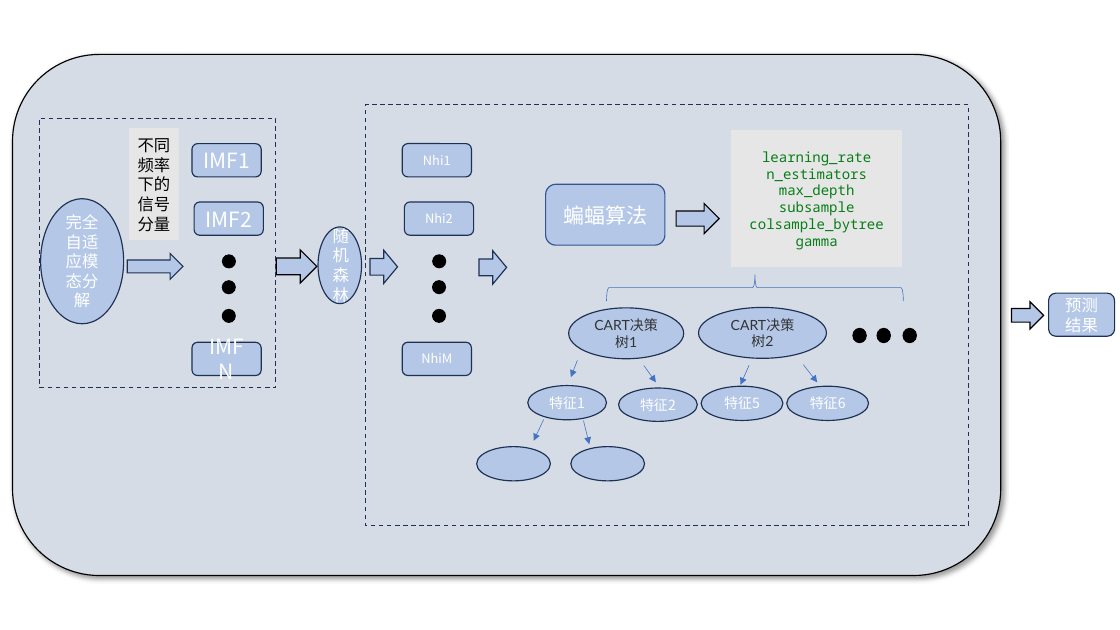
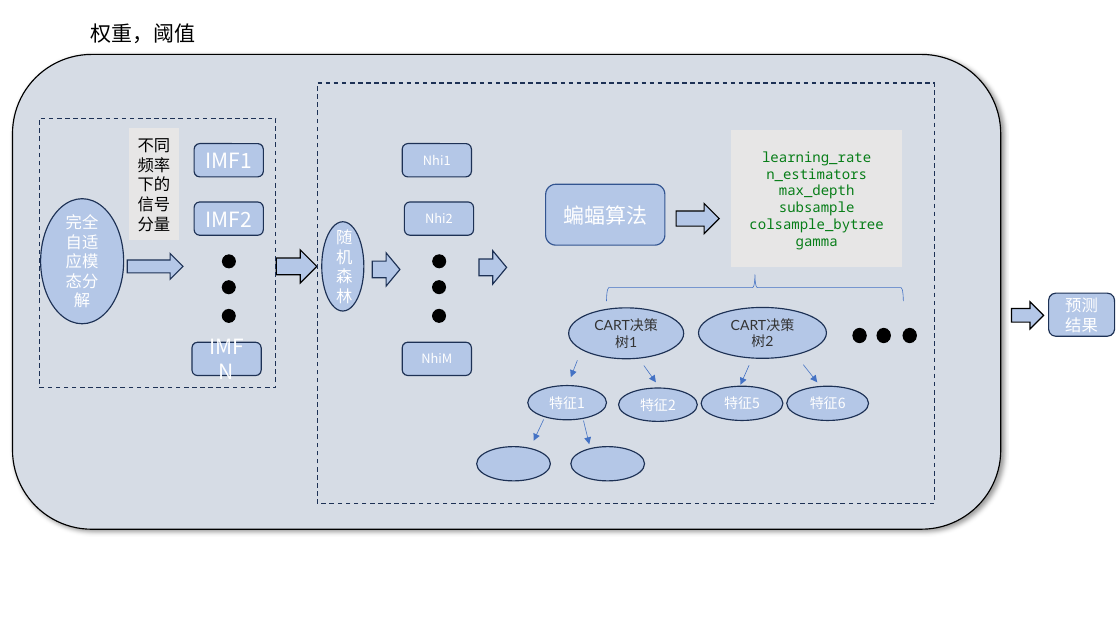
Before and after one commit to lucking666/sys, a slide deck: slide 19 of 卢老师论文汇报/1101汇报.pptx (slide 11 before the commit). Drawn at 1120x630 pixels with LibreOffice and Linux fonts; fonts in the diff are those of the drawing. Boxes give left, top, right and bottom in pixels: in the first picture for what was removed or moved away, otherwise in the second. Text is boxed around its words. In the diff, an @@ line names an element or a change of style, - is before the commit and + after.

```diff
--- a/卢老师论文汇报/1101汇报.pptx
+++ b/卢老师论文汇报/1101汇报.pptx
@@ text added at <box>90,23,195,43</box>, 18 pt, text #000000 @@
+权重，阈值
@@ rounded rectangle: place and size @@
-rounded rectangle at <box>13,55,1002,576</box>
+rounded rectangle at <box>13,55,1002,529</box>
@@ rectangle: place and size @@
-rectangle at <box>365,104,968,526</box>
+rectangle at <box>318,83,935,503</box>
@@ ellipse "随机森林": place and size @@
-ellipse "随机森林" at <box>318,227,362,303</box>
+ellipse "随机森林" at <box>322,222,364,311</box>
```
Also in this commit, not shown: 3 other slides changed, 1 slide added, 1 slide removed, 6 other files.
